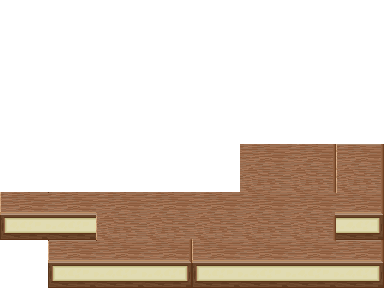
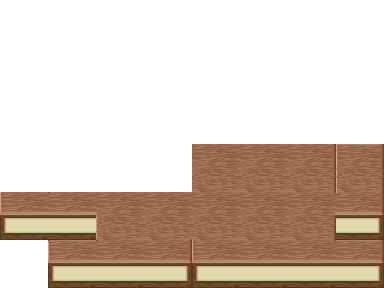
Before/after of a w=384, h=288 layered artwork. What changed in the layer stack:
pixels changed over [192, 144, 240, 192] (layer not identified)
